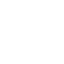
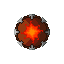
Layers edited between the first and the second 64×64 image:
showed "AOE - lvl1 - premier jet", painted on it over [14, 14, 50, 50]
hid "Arrière-plan" over [14, 14, 50, 50]
